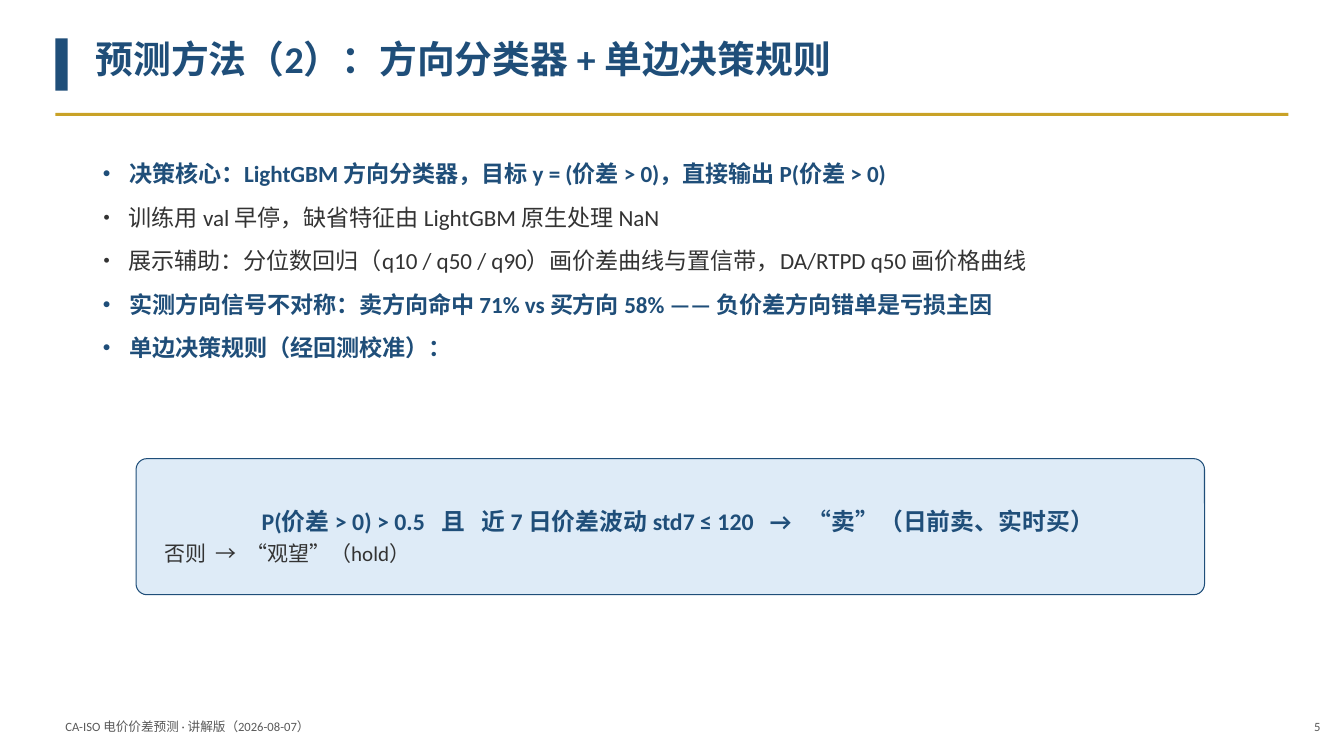
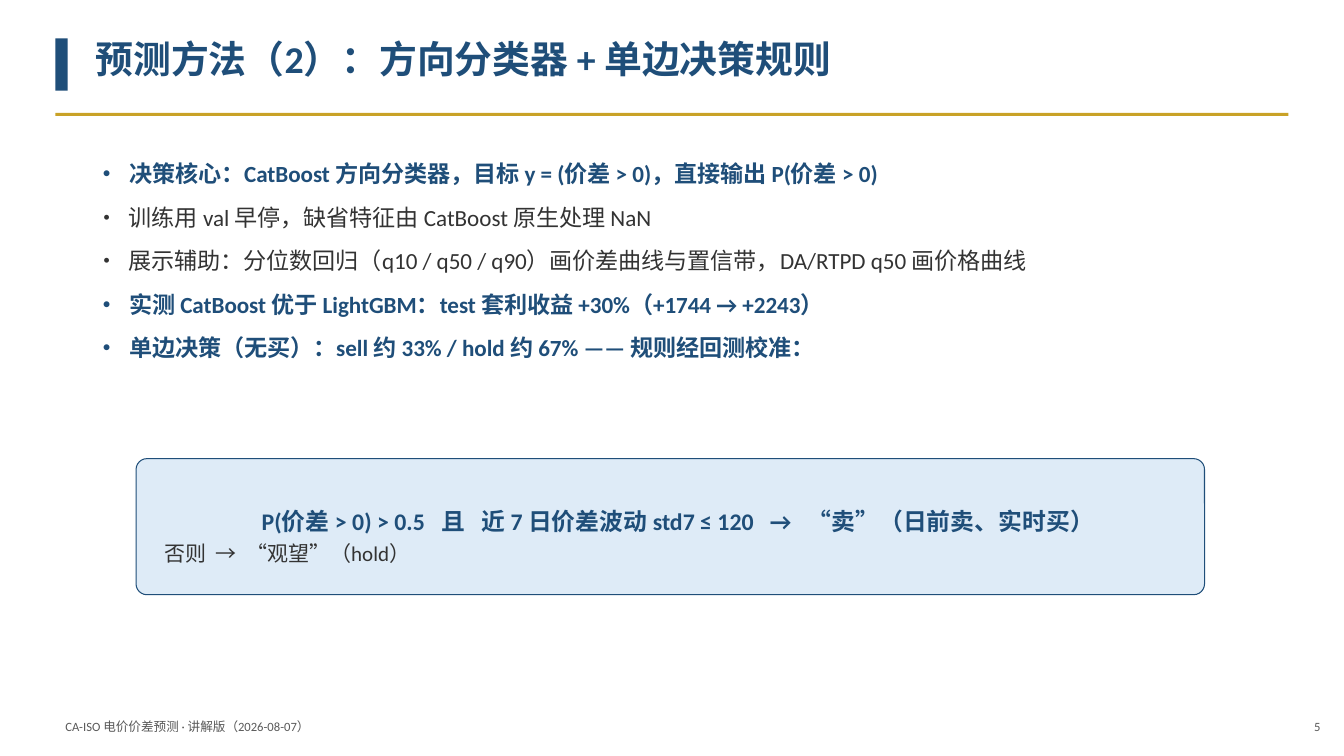
Before and after one commit to ice-kora/ca-power-spread-agent, a slide deck: slide 5 of code/deliverables/讲解版.pptx. Drawn at 1344x756 pixels with LibreOffice and Linux fonts; fonts in the diff are those of the drawing. Boxes give left, top, right and bottom in pixels: in the first picture for what was removed or moved away, otherwise in the second. Text is boxed around its words. In the diff, an @@ line names an element or a change of style, - is before the commit and + after.

Commit message:
update PPT to CatBoost data + regenerate charts

```diff
--- a/code/deliverables/讲解版.pptx
+++ b/code/deliverables/讲解版.pptx
@@ text at (129,162,878,228): text changed @@
-• 决策核心：LightGBM 方向分类器，目标 y = (价差 > 0)，直接输出 P(价差 > 0)
-• 训练用 val 早停，缺省特征由 LightGBM 原生处理 NaN
+• 决策核心：CatBoost 方向分类器，目标 y = (价差 > 0)，直接输出 P(价差 > 0)
+• 训练用 val 早停，缺省特征由 CatBoost 原生处理 NaN
@@ text at (129,293,823,358): text changed @@
-• 实测方向信号不对称：卖方向命中 71% vs 买方向 58% —— 负价差方向错单是亏损主因
-• 单边决策规则（经回测校准）：
+• 实测 CatBoost 优于 LightGBM：test 套利收益 +30%（+1744 → +2243）
+• 单边决策（无买）：sell 约 33% / hold 约 67% —— 规则经回测校准：
```
Also in this commit, not shown: 8 other slides changed, 3 other files.
